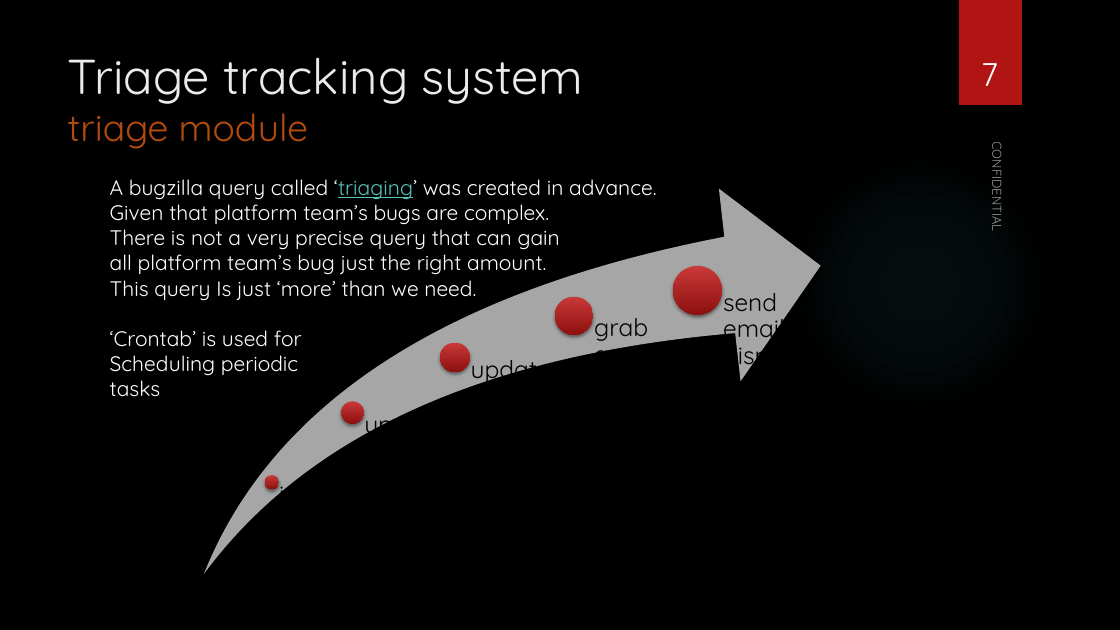
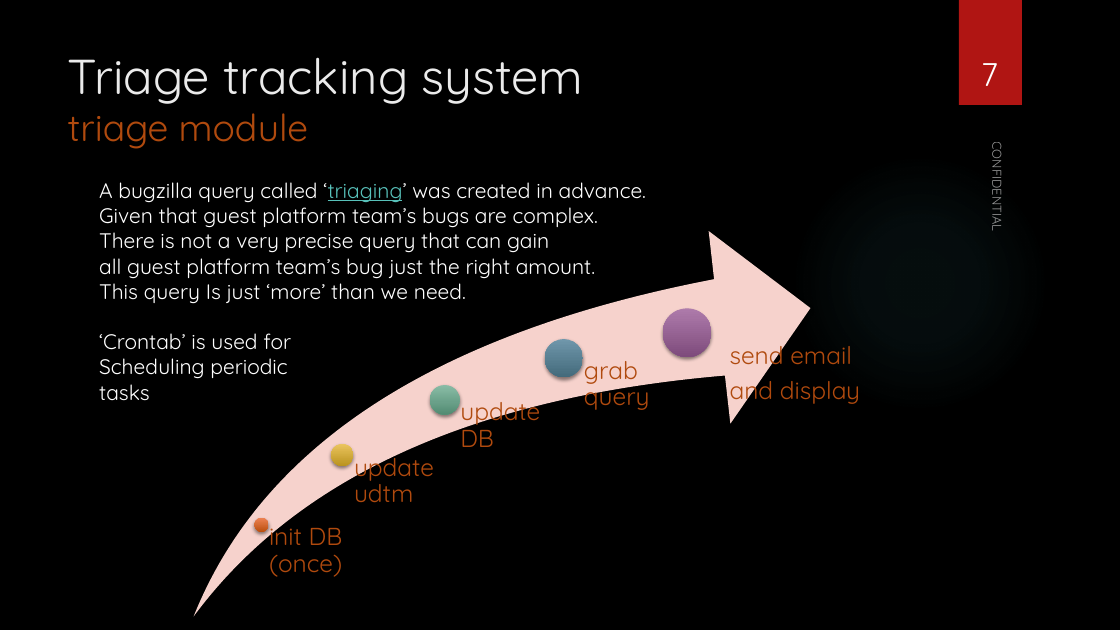
Before and after one commit to vieri1983/triage_tracking, a slide deck: slide 7 of Triage-Tracking-System.pptx. Drawn at 1120x630 pixels with LibreOffice and Linux fonts; fonts in the diff are those of the drawing; background and template pictures are left out. Boxes give left, top, right and bottom in pixels: in the first picture for what was removed or moved away, otherwise in the second. Text is boxed around its words. In the diff, an @@ line names an element or a change of style, - is before the commit and + after.

Commit message:
version 1.0, only for guest platform team

```diff
--- a/Triage-Tracking-System.pptx
+++ b/Triage-Tracking-System.pptx
@@ text "A bugzilla query called ‘triaging’ ...": place and size @@
-text "A bugzilla query called ‘triaging’ ..." at bbox=[110, 179, 656, 397]
+text "A bugzilla query called ‘triaging’ ..." at bbox=[99, 182, 646, 401]
@@ text at bbox=[99, 207, 598, 228]: text changed @@
-Given that platform team’s bugs are complex.
+Given that guest platform team’s bugs are complex.
@@ 2 texts, 1 swoosh arrow: place and size @@
-2 texts, 1 swoosh arrow at bbox=[204, 188, 821, 574]
+2 texts, 1 swoosh arrow at bbox=[193, 231, 810, 617]
@@ swoosh arrow at bbox=[193, 231, 810, 617]: fill #A6A6A6 to #F7D3CC @@
@@ text at bbox=[99, 252, 595, 279]: text changed @@
-all platform team’s bug just the right amount.
+all guest platform team’s bug just the right amount.
@@ ellipse at bbox=[663, 308, 712, 357]: fill gradient #C93B3A to #8D110F to gradient #AF7CAC to #7F4B7C @@
@@ 5 ellipses, 2 texts: place and size @@
-5 ellipses, 2 texts at bbox=[265, 266, 722, 490]
+5 ellipses, 2 texts at bbox=[255, 308, 712, 532]
@@ ellipse at bbox=[544, 339, 583, 378]: fill gradient #C93B3A to #8D110F to gradient #7198AB to #436A7C @@
@@ text at bbox=[730, 346, 860, 405]: text changed; text colour #000000 to #B04A0D @@
-send email & display
+send email
+and display
@@ ellipse at bbox=[430, 385, 460, 414]: fill gradient #C93B3A to #8D110F to gradient #89BDA7 to #538C74 @@
@@ ellipse at bbox=[331, 444, 353, 465]: fill gradient #C93B3A to #8D110F to gradient #EBC65F to #BB941F @@
@@ text colour #000000 to #B04A0D in 4 elements at bbox=[584, 361, 650, 410], bbox=[460, 398, 540, 447], bbox=[269, 520, 343, 577], bbox=[354, 450, 434, 502] @@
@@ ellipse at bbox=[255, 518, 269, 532]: fill gradient #C93B3A to #8D110F to gradient #EE8455 to #BC4F0E @@
```
Also in this commit, not shown: 9 other slides changed, 8 other files.
